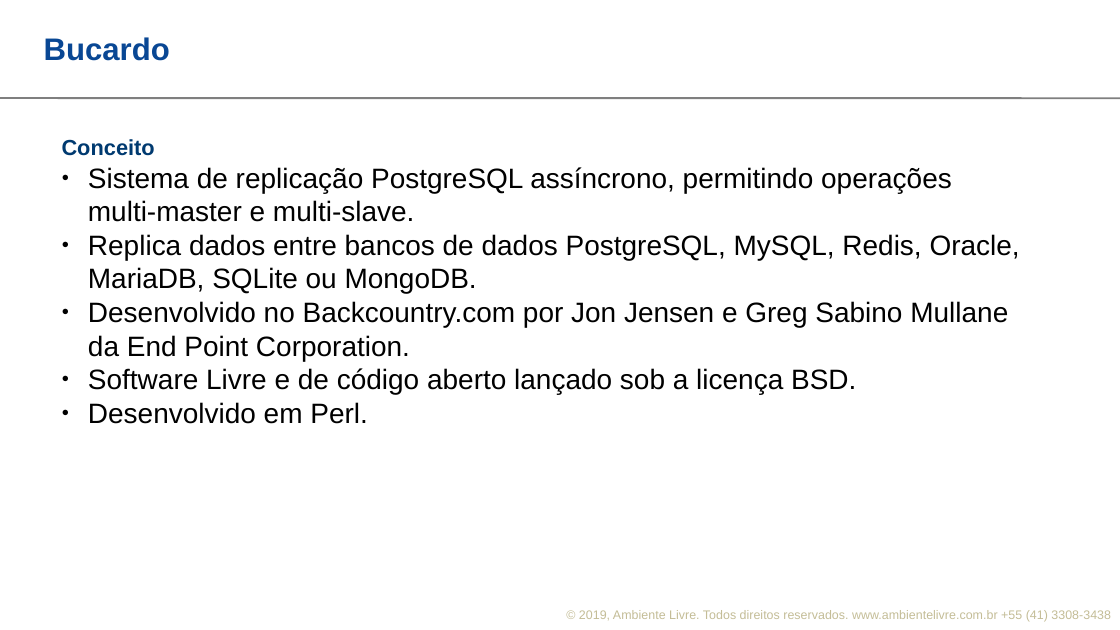
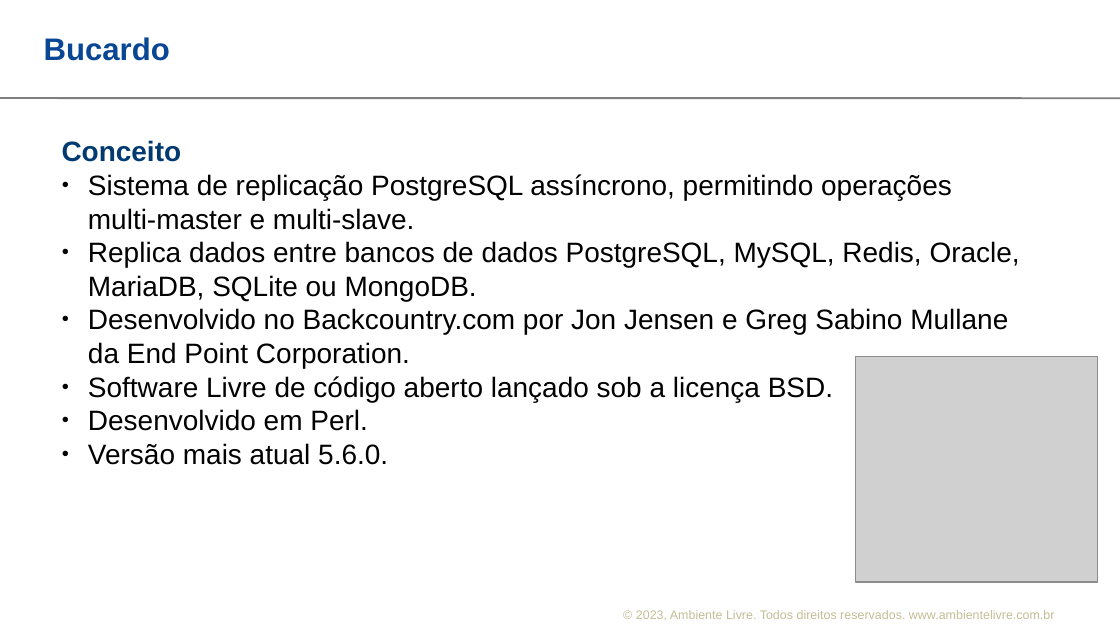
Before and after one commit to ambientelivre/labs, a slide deck: slide 7 of talks/confloss/confloss_2023/Implementando_Cluster_Master-Master_no_PostgreSQL_com_Bucardo.odp. Drawn at 1120x630 pixels with LibreOffice and Linux fonts; fonts in the diff are those of the drawing; grey boxes stand for pictures; background and template pictures are left out. Boxes give left, top, right and bottom in pixels: in the first picture for what was removed or moved away, otherwise in the second. Text is boxed around its words. In the diff, an @@ line names an element or a change of style, - is before the commit and + after.

```diff
--- a/talks/confloss/confloss_2023/Implementando_Cluster_Master-Master_no_PostgreSQL_com_Bucardo.odp
+++ b/talks/confloss/confloss_2023/Implementando_Cluster_Master-Master_no_PostgreSQL_com_Bucardo.odp
@@ text at (x1=62, y1=140, x2=182, y2=162): size 14 to 18 pt in "Conceito" @@
@@ picture added at (x1=856, y1=356, x2=1098, y2=581) @@
@@ text at (x1=88, y1=376, x2=833, y2=402): text changed @@
-● Software Livre e de código aberto lançado sob a licença BSD.
+● Software Livre de código aberto lançado sob a licença BSD.
@@ text at (x1=88, y1=443, x2=388, y2=465): paragraph added @@
+● Versão mais atual 5.6.0.
@@ text at (x1=636, y1=610, x2=1055, y2=620): text changed @@
-© 2019, Ambiente Livre. Todos direitos reservados. www.ambientelivre.com.br +55 (41) 3308-3438
+© 2023, Ambiente Livre. Todos direitos reservados. www.ambientelivre.com.br
```
Also in this commit, not shown: 13 other slides changed, 1 slide added, 1 other file.
